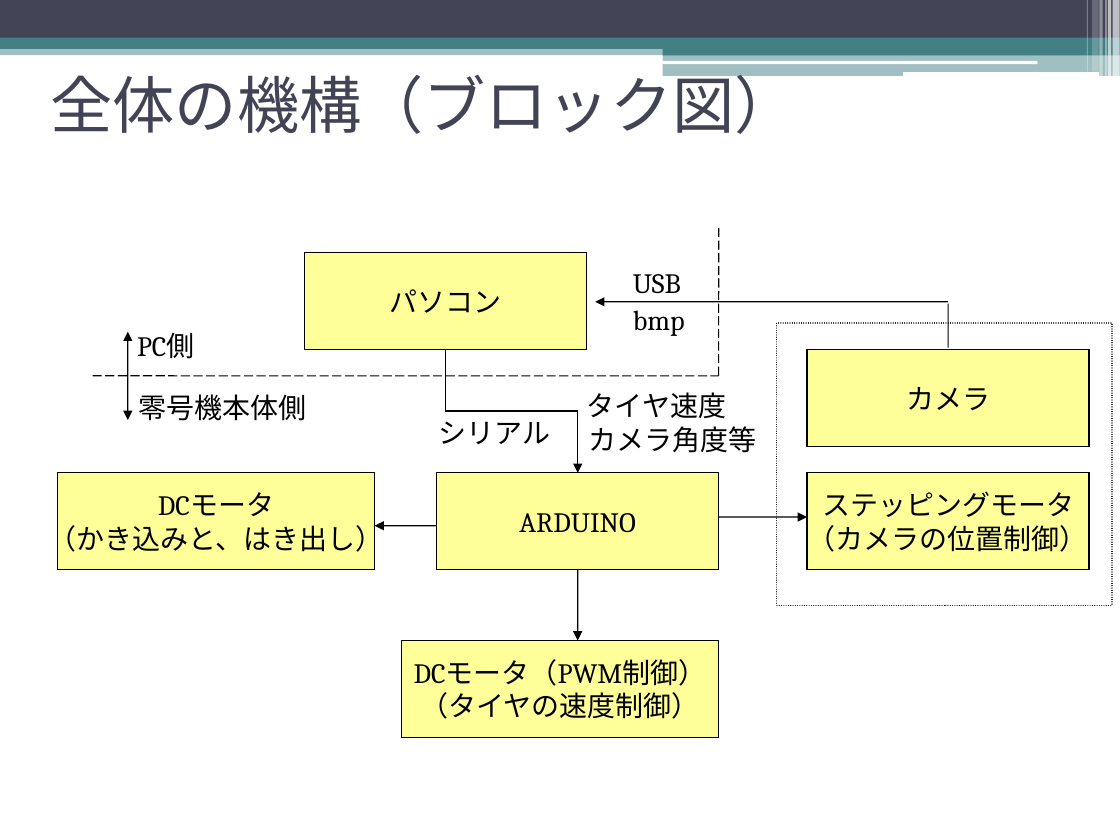
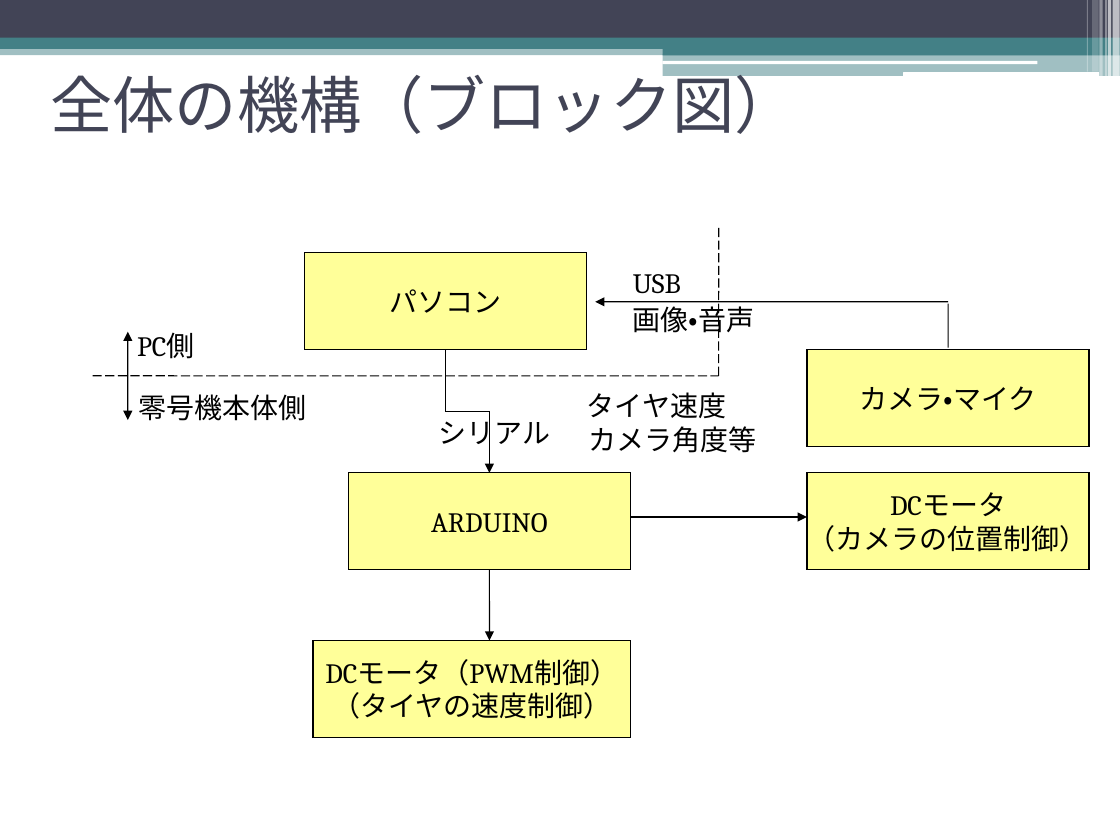
Before and after one commit to Shell-Wataru/AutoRecognition, a slide deck: slide 5 of RecogSlide.pptx (slide 6 before the commit). Drawn at 1120x840 pixels with LibreOffice and Linux fonts; fonts in the diff are those of the drawing. Boxes give left, top, right and bottom in pixels: in the first picture for what was removed or moved away, otherwise in the second. Text is boxed around its words. In the diff, an @@ line names an element or a change of style, - is before the commit and + after.

```diff
--- a/RecogSlide.pptx
+++ b/RecogSlide.pptx
@@ text at (633,302,754,338): text changed @@
-bmp
+画像・音声
@@ rectangle removed at (777,323,1112,605) @@
@@ elbow arrow moved from (446, 349) - (578, 473) to (446, 349) - (489, 473) @@
@@ text in rectangle at (860,386,1037,410): text changed @@
-カメラ
+カメラ・マイク
@@ rectangle removed at (57,473,374,570) @@
-DCモータ
-（かき込みと、はき出し）
@@ rectangle "ARDUINO": place and size @@
-rectangle "ARDUINO" at (437,473,719,570)
+rectangle "ARDUINO" at (348,473,631,570)
@@ text in rectangle at (890,492,1006,516): text changed @@
-ステッピングモータ
+DCモータ
@@ arrow removed from (437, 525) to (375, 525) @@
@@ arrow moved from (719, 517) - (806, 517) to (631, 517) - (806, 517) @@
@@ arrow moved from (578, 570) - (578, 641) to (489, 570) - (489, 641) @@
@@ rectangle "DCモータ（PWM制御）": place and size @@
-rectangle "DCモータ（PWM制御）" at (401,641,718,738)
+rectangle "DCモータ（PWM制御）" at (314,641,631,738)
```
Also in this commit, not shown: 7 other slides changed, 5 other files.
